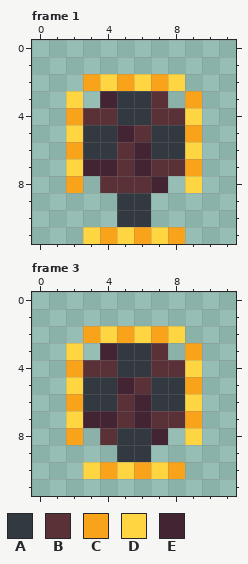
File history of a pixel-art file, assets/player/player_push.aseprite. That is the earlier state.
12x12 pixels, 4 frames. Shown: frame 1, frame 3. The commit also changed other frames, which this record leaves out.
Palette (. is transparent): A #333941  B #5b3138  C #f9a31b  D #ffd541  E #422433
Pixels before, frame 1, first column x 2:
 2 .CDCDCD.
 3 D.EAAB.C
 4 CBBAABBD
 5 DAAEBAAC
 6 CAABEAAD
 7 DEEBEBBC
 8 C.BBBE.D
 9 ...AA...
10 ...AA...
11 .DCDCDC.
Pixels before, frame 3, first column x 2:
 2 .CDCDCD.
 3 D.EAAB.C
 4 CBBAABBD
 5 DAAEBAAC
 6 CAABEAAD
 7 DEEBEBBC
 8 C.BAAE.D
 9 ...AA...
10 .DCDCDC.
Once edited:
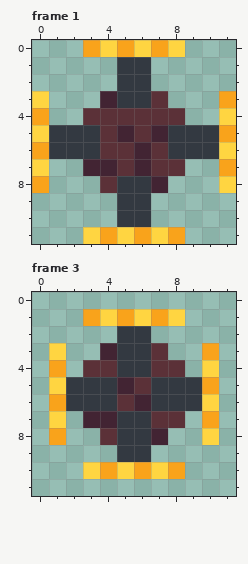
Message: Player's pushers now go from all directions
Changes in this commit:
layer "body" added
layer "pushers" added
layer "Layer 1" removed
Changed rows in their new state; - is an unchanged pixel.
Frame 1:
first column x 0:
 0 ---CDCDCD---
 1 -----AA-----
 2 ---..AA..---
 3 D-.------.-C
 4 C-.--BB--.-D
 5 DAA-B--E-AAC
 6 CAA-B--B-AAD
 7 D-.------.-C
 8 C-.--AA--.-D
Frame 3:
first column x 1:
 1 --CDCDCD--
 2 --..AA..--
 3 D.------.C
 4 C.------.D
 5 DA------AC
 6 CA------AD
 7 D.--AA--.C
 8 C.------.D
Changed places in both pictures, as pixel boxes (x1, y1, x2, y2):
changed: (32, 40, 236, 193)
changed: (49, 309, 219, 445)
